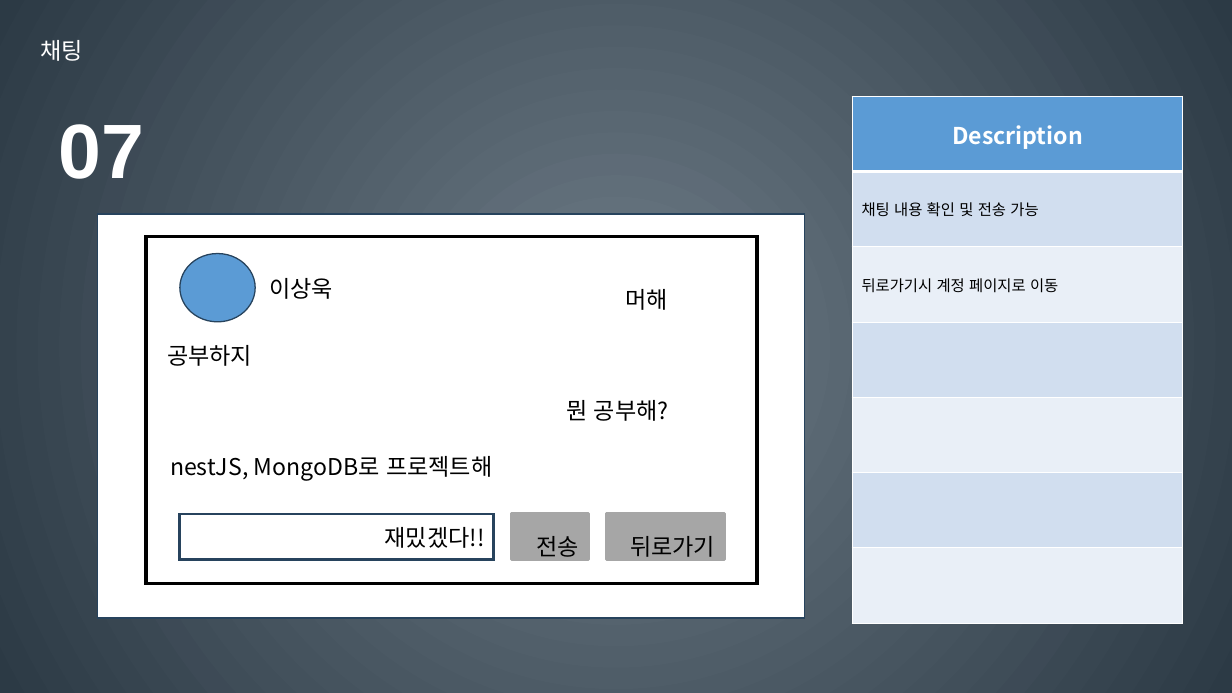
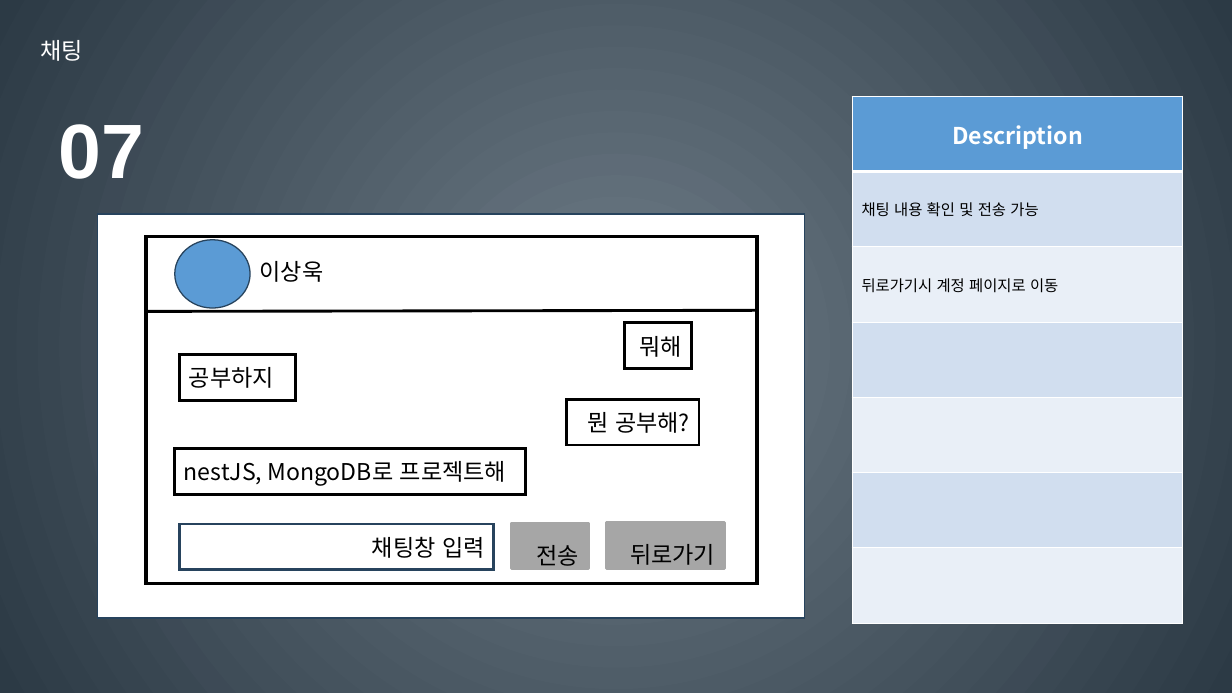
Before and after one commit to wake45/SNS_system, a slide deck: slide 12 of API문서 및 설계서.pptx. Drawn at 1232x693 pixels with LibreOffice and Linux fonts; fonts in the diff are those of the drawing. Boxes give left, top, right and bottom in pixels: in the first picture for what was removed or moved away, otherwise in the second. Text is boxed around its words. In the diff, an @@ line names an element or a change of style, - is before the commit and + after.

Commit message:
채팅 기능 추가 및 전체 테스트 수행

```diff
--- a/API문서 및 설계서.pptx
+++ b/API문서 및 설계서.pptx
@@ text "이상욱": place and size @@
-text "이상욱" at (269, 278, 333, 299)
+text "이상욱" at (260, 261, 324, 282)
@@ ellipse: place and size @@
-ellipse at (180, 253, 256, 322)
+ellipse at (175, 240, 250, 309)
@@ line added from (146, 311) to (758, 311), #000000 2.25 pt @@
@@ outline none to #000000 2.25 pt in 4 elements at (175, 449, 525, 495), (567, 399, 699, 445), (180, 355, 296, 401), (625, 323, 692, 370) @@
@@ rectangle "뭐해": place and size @@
-rectangle "뭐해" at (625, 289, 668, 310)
+rectangle "뭐해" at (625, 323, 692, 370)
@@ rectangle "공부하지": place and size @@
-rectangle "공부하지" at (167, 345, 252, 366)
+rectangle "공부하지" at (180, 355, 296, 401)
@@ text in rectangle at (640, 336, 683, 357): text changed @@
-머해
+뭐해
@@ rectangle "뭔 공부해?": place and size @@
-rectangle "뭔 공부해?" at (566, 400, 669, 421)
+rectangle "뭔 공부해?" at (567, 399, 699, 445)
@@ rectangle "nestJS, MongoDB로 프로젝트해": place and size @@
-rectangle "nestJS, MongoDB로 프로젝트해" at (170, 456, 492, 481)
+rectangle "nestJS, MongoDB로 프로젝트해" at (175, 449, 525, 495)
@@ 3 rectangles: place and size @@
-3 rectangles at (180, 514, 725, 560)
+3 rectangles at (180, 522, 725, 570)
@@ text in rectangle at (372, 536, 485, 558): text changed @@
-재밌겠다!!
+채팅창 입력
```
Also in this commit, not shown: 15 other files.
